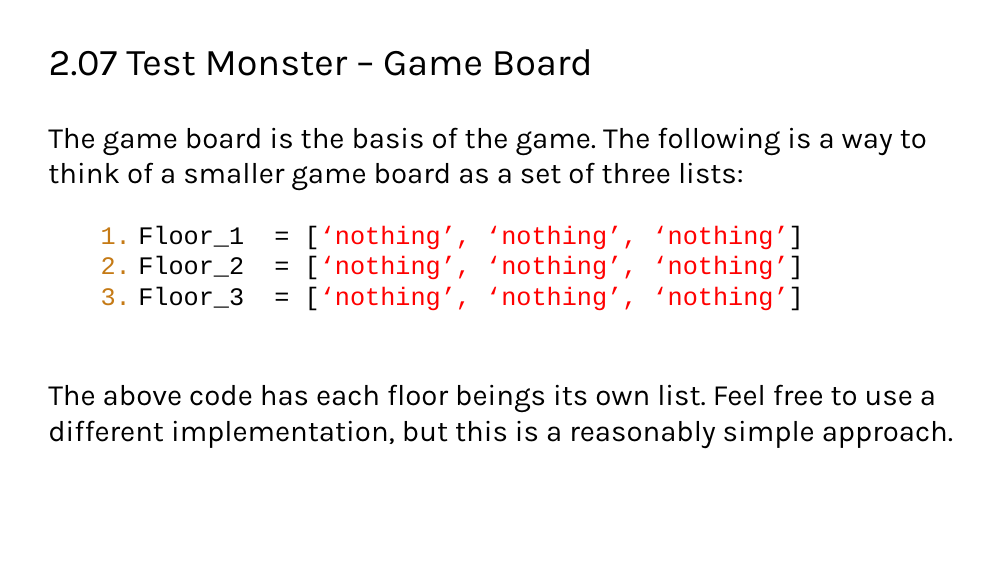
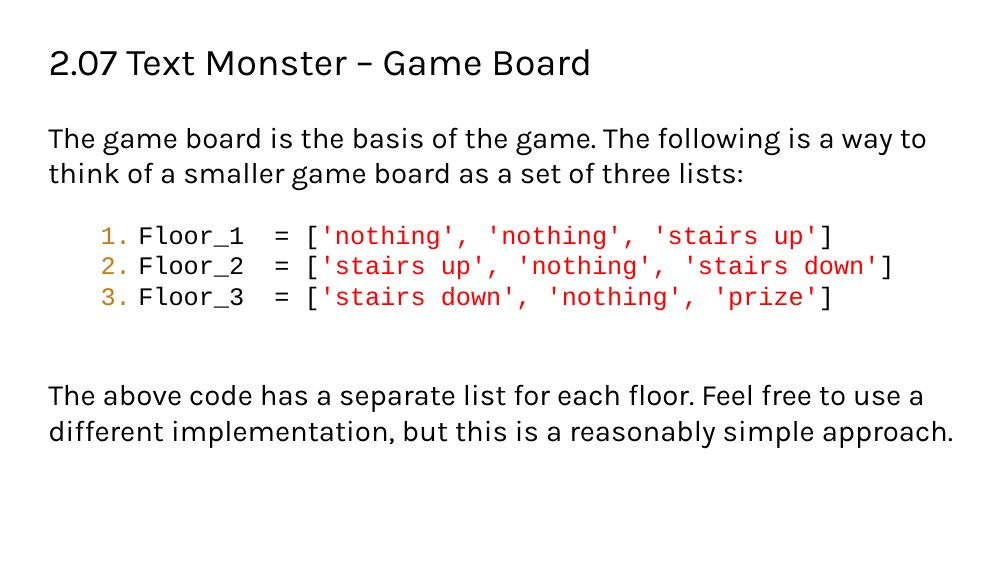
Before and after one commit to TEALSK12/2nd-semester-introduction-to-computer-science, a slide deck: slide 7 of docs/units/2_unit/slidedecks/Intro Python 2.07 TEALS.pptx. Drawn at 1008x567 pixels with LibreOffice and Linux fonts; fonts in the diff are those of the drawing; background and template pictures are left out. Boxes give left, top, right and bottom in pixels: in the first picture for what was removed or moved away, otherwise in the second. Text is boxed around its words. In the diff, an @@ line names an element or a change of style, - is before the commit and + after.

```diff
--- a/docs/units/2_unit/slidedecks/Intro Python 2.07 TEALS.pptx
+++ b/docs/units/2_unit/slidedecks/Intro Python 2.07 TEALS.pptx
@@ title at (x1=49, y1=49, x2=592, y2=76): text changed @@
-2.07 Test Monster – Game Board
+2.07 Text Monster – Game Board
@@ text at (x1=48, y1=226, x2=953, y2=448): text changed @@
-1. Floor_1 = [‘nothing’, ‘nothing’, ‘nothing’]
-2. Floor_2 = [‘nothing’, ‘nothing’, ‘nothing’]
-3. Floor_3 = [‘nothing’, ‘nothing’, ‘nothing’]
-The above code has each floor beings its own list. Feel free to use a different implementation, but this is a reasonably simple approach.
+1. Floor_1 = ['nothing', 'nothing', 'stairs up']
+2. Floor_2 = ['stairs up', 'nothing', 'stairs down']
+3. Floor_3 = ['stairs down', 'nothing', 'prize']
+The above code has a separate list for each floor. Feel free to use a different implementation, but this is a reasonably simple approach.
```
Also in this commit, not shown: 7 other slides changed, 42 other files.
